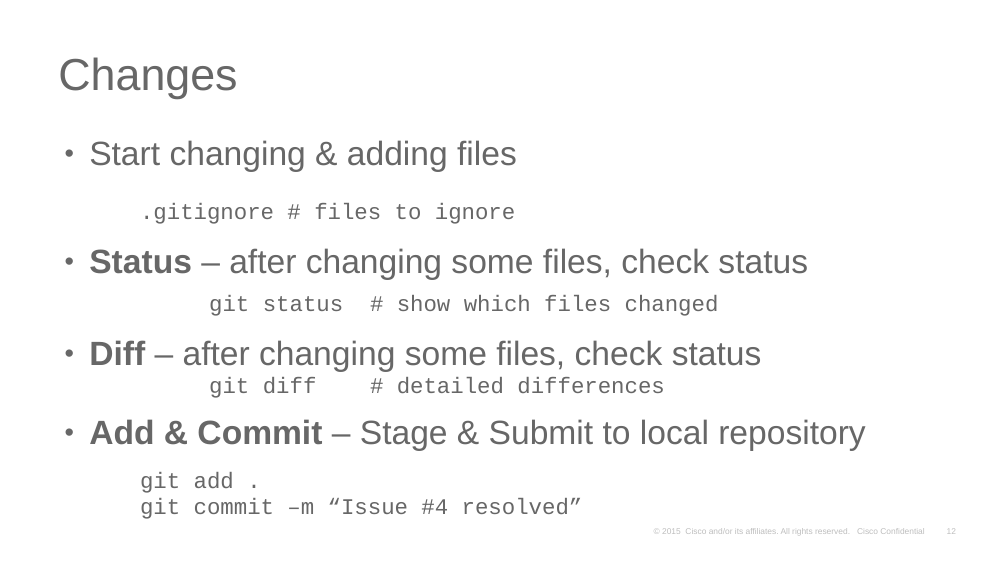
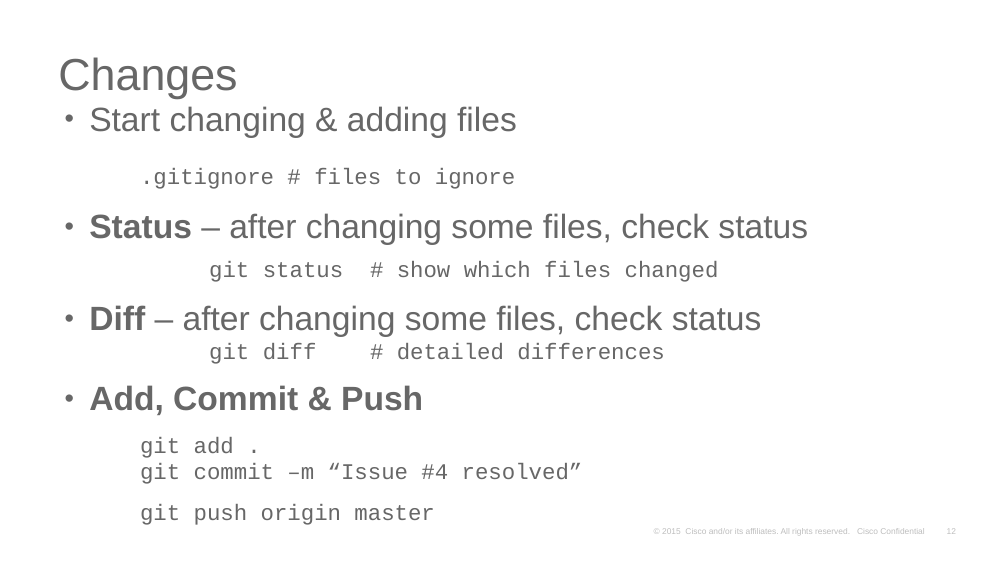
Before and after one commit to rgstephens/apiclab, a slide deck: slide 12 of github.pptx. Drawn at 1008x567 pixels with LibreOffice and Linux fonts; fonts in the diff are those of the drawing; background and template pictures are left out. Boxes give left, top, right and bottom in pixels: in the first picture for what was removed or moved away, otherwise in the second. Text is boxed around its words. In the diff, an @@ line names an element or a change of style, - is before the commit and + after.

```diff
--- a/github.pptx
+++ b/github.pptx
@@ text "Start changing & adding files": place and size @@
-text "Start changing & adding files" at [89, 140, 865, 519]
+text "Start changing & adding files" at [89, 106, 808, 525]
@@ text at [89, 385, 423, 415]: text changed; bold on @@
-• Add & Commit – Stage & Submit to local repository
+• Add, Commit & Push
@@ text at [140, 504, 434, 525]: paragraph added @@
+git push origin master
```
Also in this commit, not shown: 3 other slides changed.
